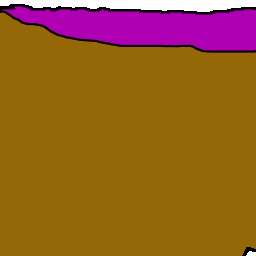
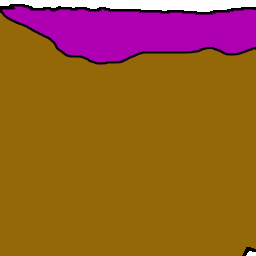
Layer changes from the first 256 x 256 image to the second:
painted on "N3XU Left" over [0, 10, 256, 65]
